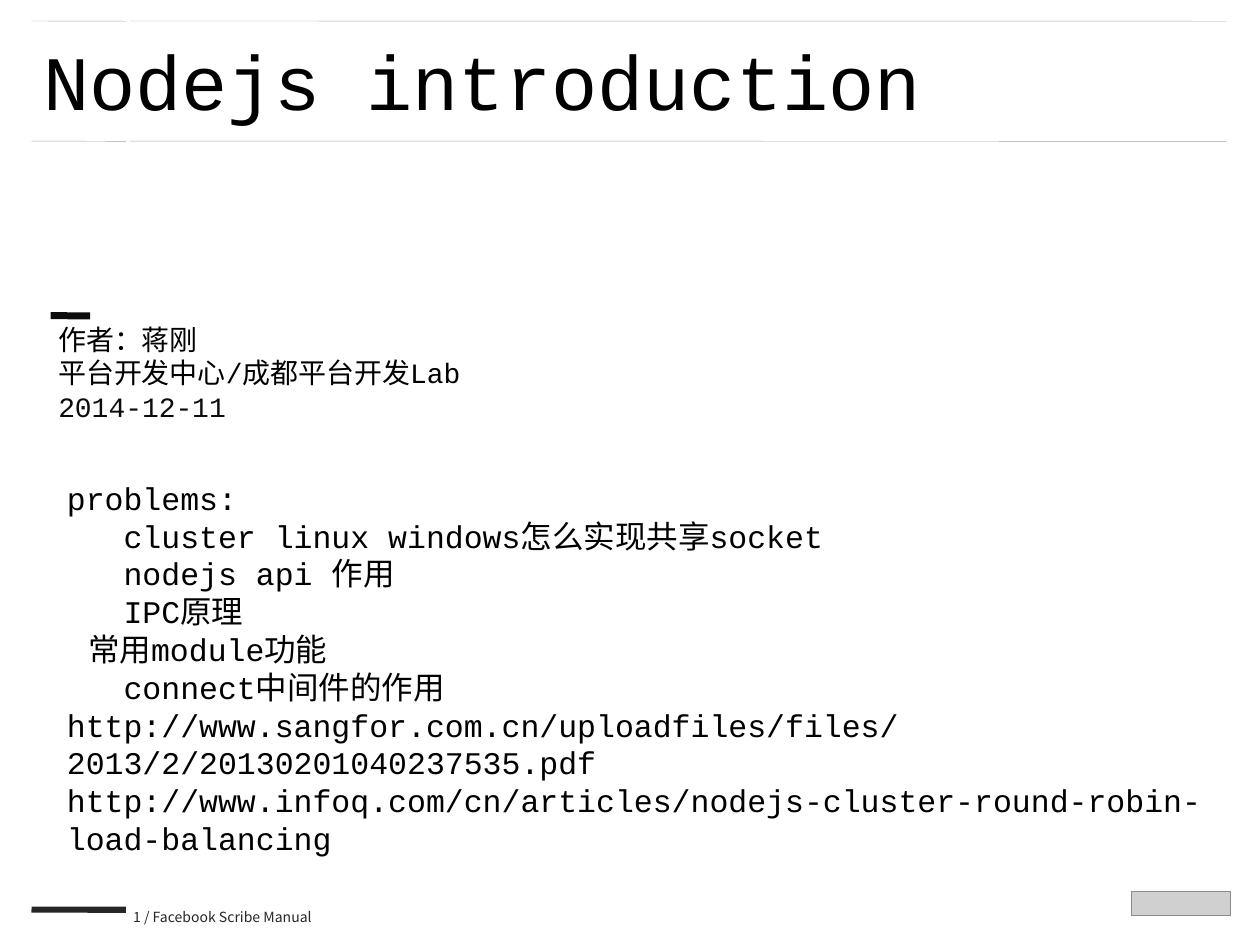
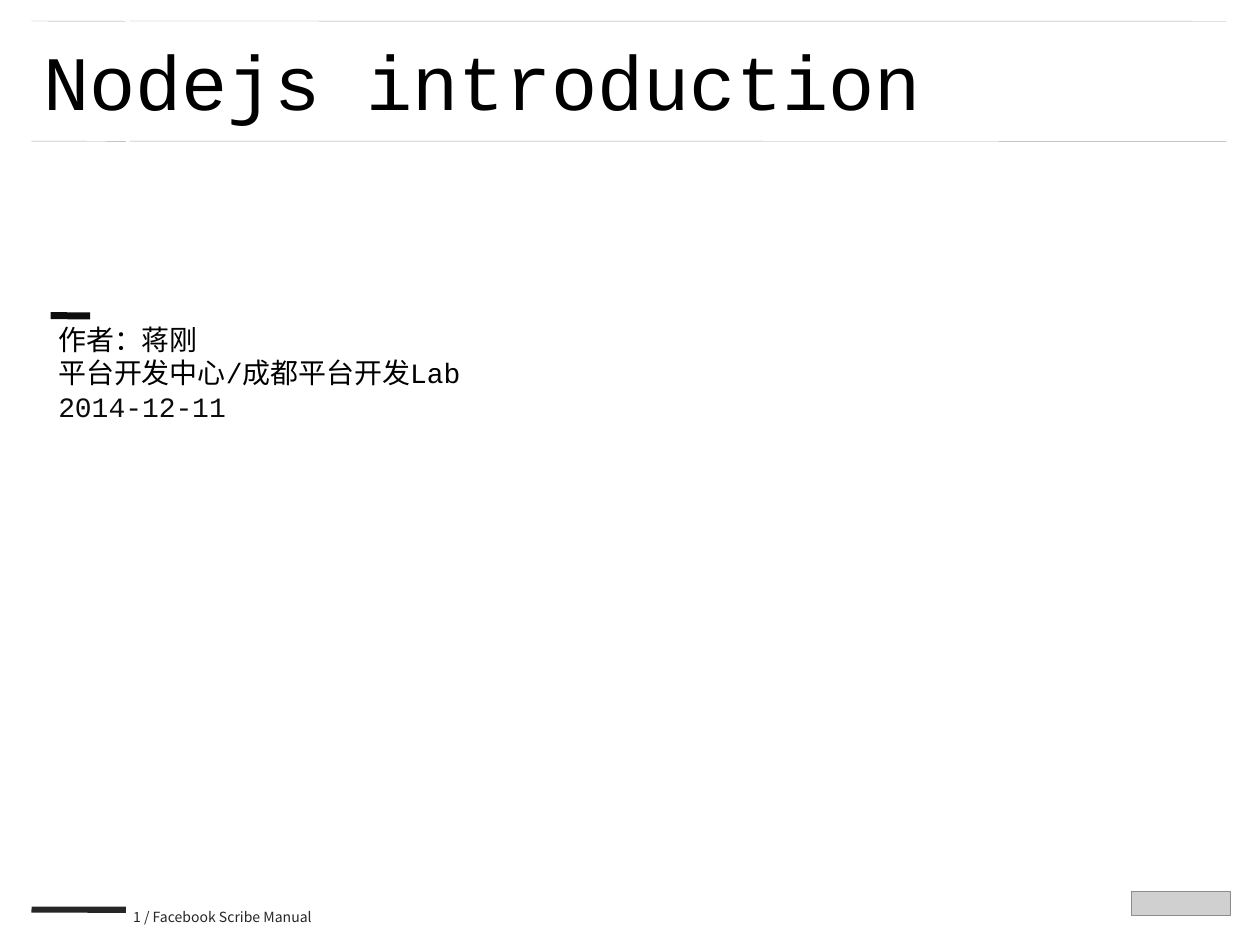
Before and after one commit to zjdgx/Study, a slide deck: slide 1 of PPT/nodejs --蒋刚.ppt. Drawn at 1260x945 pixels with LibreOffice and Linux fonts; fonts in the diff are those of the drawing; grey boxes stand for pictures; background and template pictures are left out. Boxes give left, top, right and bottom in pixels: in the first picture for what was removed or moved away, otherwise in the second. Text is boxed around its words. In the diff, an @@ line names an element or a change of style, - is before the commit and + after.

Commit message:
Conan Demo, nodejs API

```diff
--- a/PPT/nodejs --蒋刚.ppt
+++ b/PPT/nodejs --蒋刚.ppt
@@ text removed at [67, 487, 1201, 857] @@
-problems:
-cluster linux windows怎么实现共享socket
-nodejs api 作用
-IPC原理
-常用module功能
-connect中间件的作用
-http://www.sangfor.com.cn/uploadfiles/files/2013/2/20130201040237535.pdf
-http://www.infoq.com/cn/articles/nodejs-cluster-round-robin-load-balancing
```
Also in this commit, not shown: 5 other slides changed, 8 other files.
